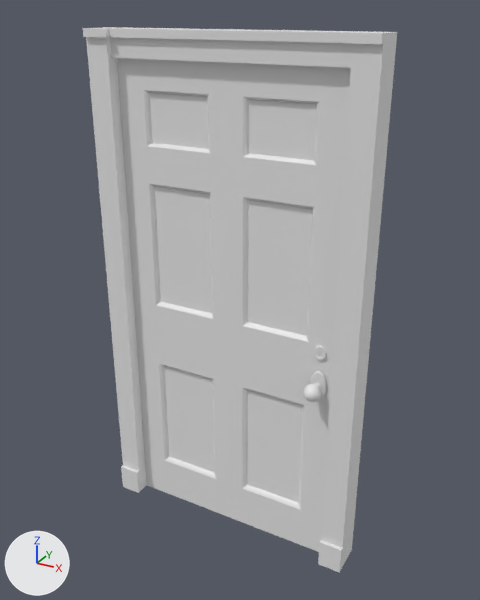
Before and after pictures for a commit that changed the FBX model Assets/_Game/Mesh Assets/Door.fbx.
Before and after are seen from a camera (50 mm lens) standing at (1.87, -3.3, 3.33) and looking at (0.06, -0.01, 1.69). Every picture has the same lights, and +X, +Y and +Z are marked at lower left. Where no turn or scale is listed for an object, it has been applied to the vertices.

Objects in the first picture: 'Door.001', 'Frame', 'Knob'.
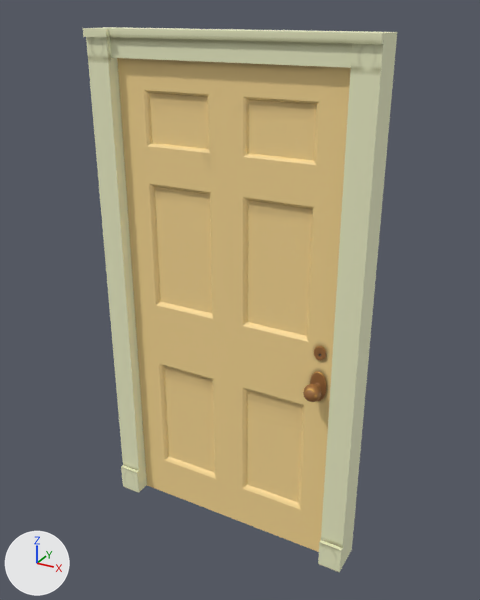
Commit message: Door material added

What the commit changed:
Picture 'T_Door.png' (img_t_door_png) is new.
Material 'M_Door' (mat_m_door) is new.
Its texture is img_t_door_png.
Its roughness is 0.553.
me_cube_041 has 234 vertices, 232 faces and spans x -0.72..0.72, y -0.06..0.06, z 0.0..3.08.
me_cube_041 now uses material mat_m_door (picture img_t_door_png).
me_cube_044 has 100 vertices, 98 faces and spans x -0.87..0.87, y -0.13..0.1, z -1.53..1.7.
me_cube_044 now uses material mat_m_door (picture img_t_door_png).
me_mesh_001 has 865 vertices, 852 faces and spans x 0.568..0.675, y -0.213..-0.071, z 1.169..1.374.
me_mesh_001 now uses material mat_m_door (picture img_t_door_png).

Where the change shows, as pixel boxes (x1, y1, x2, y2) in the pictures (480 x 600 px):
'Door.001', recoloured (grey to brown)
    both: (117, 58, 351, 552)
'Frame', recoloured (grey to beige)
    both: (83, 27, 397, 573)
'Knob', recoloured (grey to brown)
    both: (303, 371, 326, 402)
